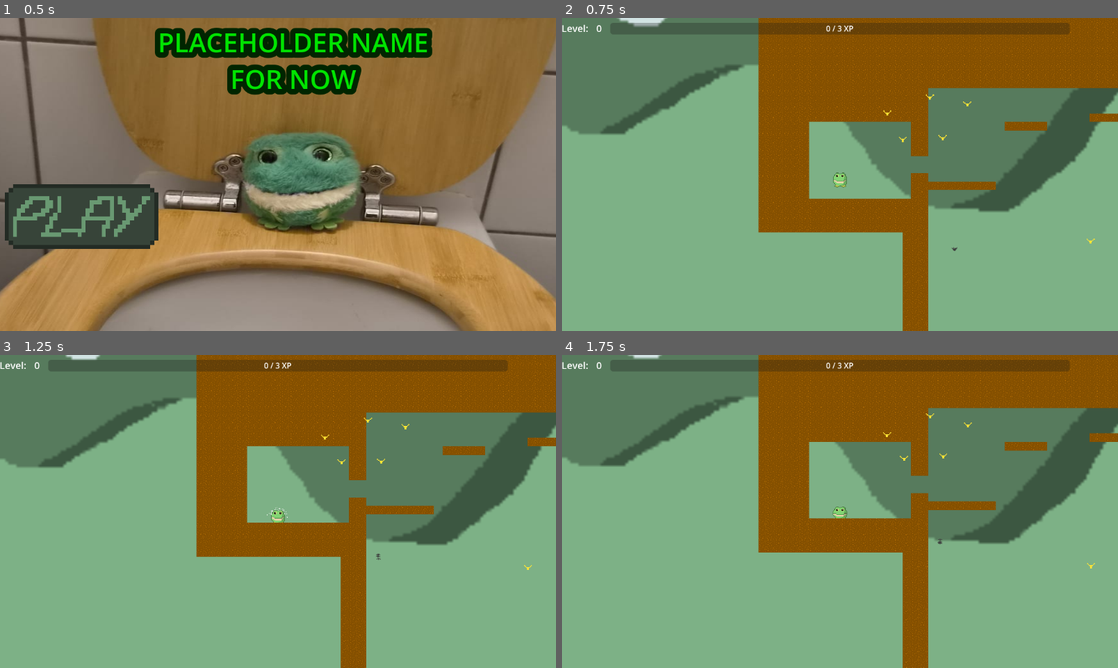
Above: before the commit, frames 1-4 (two rows, left to right).
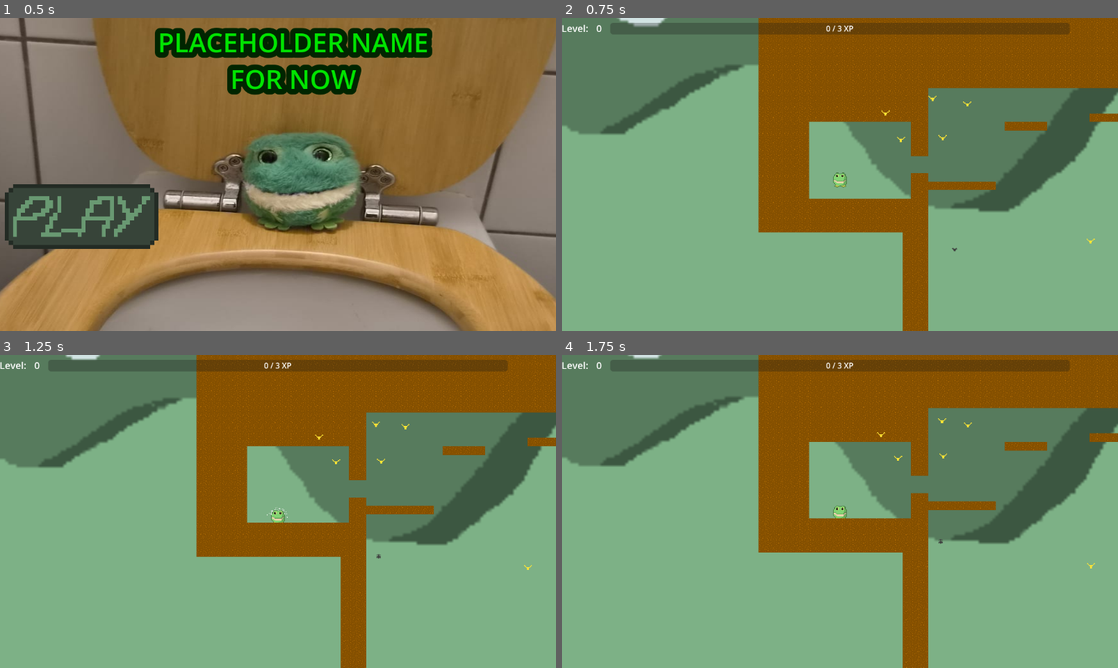
Above: after the commit, the same moments.

Repository: IDoTweaks/placeholdernamefornow
Game: Godot game, scene res://Scenes/MainMenu.tscn
Same seed, same stepped clock (60 frames per second), same inputs: the game is played once before the commit and once after it.
Inputs (mouse positions are in pixels of both pictures, inside the frame that each line leads up to):
- Up to frame 1 (0.5 s): no input
- Up to frame 2 (0.75 s): click (656, 215) at 0.5 s
- Up to frame 3 (1.25 s): no input
- Up to frame 4 (1.75 s): tap Enter at 1.25 s; move the mouse to (867, 511) at 1.27 s; hold Up from 1.28 s (still down); tap E (4test) at 1.35 s; click (867, 511) at 1.42 s

Frame 1 is identical in both runs. In frame 2, less than 0.1% of the frame differs, in the area x 57-72%, y 24-75%; in frame 3, less than 0.1%; in frame 4, 0.1%, in the area x 48-70%, y 18-61%.

Commit message:
fixes bees going through walls and not eating frogs bug

Diff:
--- a/placeholdernamefornow/Scripts/bee.gd
+++ b/placeholdernamefornow/Scripts/bee.gd
@@ -24,6 +24,7 @@
 	_updateUsedPos()
 
 func _physics_process(delta: float) -> void:
+	var wantVel := Vector2.ZERO
 	if activated:
 		if is_instance_valid(player):
 			targetPos = player.global_position
@@ -36,14 +37,12 @@
 			usedTargPos = targetPos
 
 		var toTarget := usedTargPos - global_position
-		var wantVel := Vector2.ZERO
 		if toTarget.length() > 1.0:
 			wantVel = toTarget.normalized() * speed
-		wantVel += _buzz(buzzStrength)
-		wantVel = rayManager._check4collision(wantVel)
-		global_position += wantVel * delta
 
-	global_position += _buzz(buzzStrength) * delta
+	wantVel += _buzz(buzzStrength)
+	wantVel = rayManager._check4collision(wantVel)
+	global_position += wantVel * delta
 
 
 func _buzz(strength : float) -> Vector2:
--- a/placeholdernamefornow/Scripts/fly.gd
+++ b/placeholdernamefornow/Scripts/fly.gd
@@ -24,6 +24,7 @@
 	_updateUsedPos()
 
 func _physics_process(delta: float) -> void:
+	var wantVel := Vector2.ZERO
 	if activated:
 		if is_instance_valid(player):
 			targetPos = player.global_position
@@ -36,14 +37,12 @@
 			usedTargPos = targetPos
 
 		var toTarget := usedTargPos - global_position
-		var wantVel := Vector2.ZERO
 		if toTarget.length() > 1.0:
 			wantVel = toTarget.normalized() * speed
-		wantVel += _buzz(buzzStrength)
-		wantVel = rayManager._check4collision(wantVel)
-		global_position += wantVel * delta
 
-	global_position += _buzz(buzzStrength) * delta
+	wantVel += _buzz(buzzStrength)
+	wantVel = rayManager._check4collision(wantVel)
+	global_position += wantVel * delta
 
 
 func _buzz(strength : float) -> Vector2:
--- a/placeholdernamefornow/Scripts/frog.gd
+++ b/placeholdernamefornow/Scripts/frog.gd
@@ -20,6 +20,7 @@
 @export var kill_y: float = 700.0
 @export var maxY : float
 @export var mouth_open_distance: float = 150.0
+@export var eat_radius: float = 20.0
 @export var bounce_strength: float = 1400.0
 
 @export var gun_recoil_strength: float = 900.0
@@ -144,8 +145,10 @@
 	if is_launching:
 		if event is InputEventMouseButton and event.button_index == MOUSE_BUTTON_LEFT and event.pressed:
 			var sample := _point_and_tangent_at_distance(launch_path, launch_total_length)
+			var prev_position := global_position
 			var motion: Vector2 = sample[0] - global_position
 			_move_collision_safe(motion)
+			_eat_flies_along(prev_position, global_position)
 			_finish_launch(sample[1])
 		return
 	if event is InputEventMouseButton and event.button_index == MOUSE_BUTTON_LEFT:
@@ -309,6 +312,9 @@
 func _eat_fly(fly_node: Node) -> void:
 	if fly_node == null or not is_instance_valid(fly_node):
 		return
+	if fly_node.has_meta("eaten"):
+		return
+	fly_node.set_meta("eaten", true)
 	if fly_node.has_method("_get_eaten"):
 		fly_node._get_eaten()
 	_gainXp(xpPerKill)
@@ -321,6 +327,13 @@
 func _eat_fly_contact(fly_node: Node) -> void:
 	if is_grappled:
 		_eat_fly(fly_node)
+
+func _eat_flies_along(from: Vector2, to: Vector2) -> void:
+	for fly in get_tree().get_nodes_in_group("fly"):
+		if fly is Node2D and is_instance_valid(fly):
+			var closest := Geometry2D.get_closest_point_to_segment(fly.global_position, from, to)
+			if fly.global_position.distance_to(closest) <= eat_radius:
+				_eat_fly(fly)
 
 func _release_tongue() -> void:
 	if is_aiming and is_grappled and tongue_points.size() >= 2:
@@ -348,10 +361,13 @@
 	launch_travel_speed = min(launch_travel_speed + path_travel_accel * delta, path_travel_max_speed)
 	launch_progress += launch_travel_speed * delta
 	var sample := _point_and_tangent_at_distance(launch_path, launch_progress)
+	var prev_position := global_position
 	var motion: Vector2 = sample[0] - global_position
 	if not _move_collision_safe(motion):
+		_eat_flies_along(prev_position, global_position)
 		_finish_launch(sample[1])
 		return
+	_eat_flies_along(prev_position, global_position)
 	aim_line.points = _remaining_path_points(launch_path, launch_progress)
 	if launch_progress >= launch_total_length:
 		_finish_launch(sample[1])
